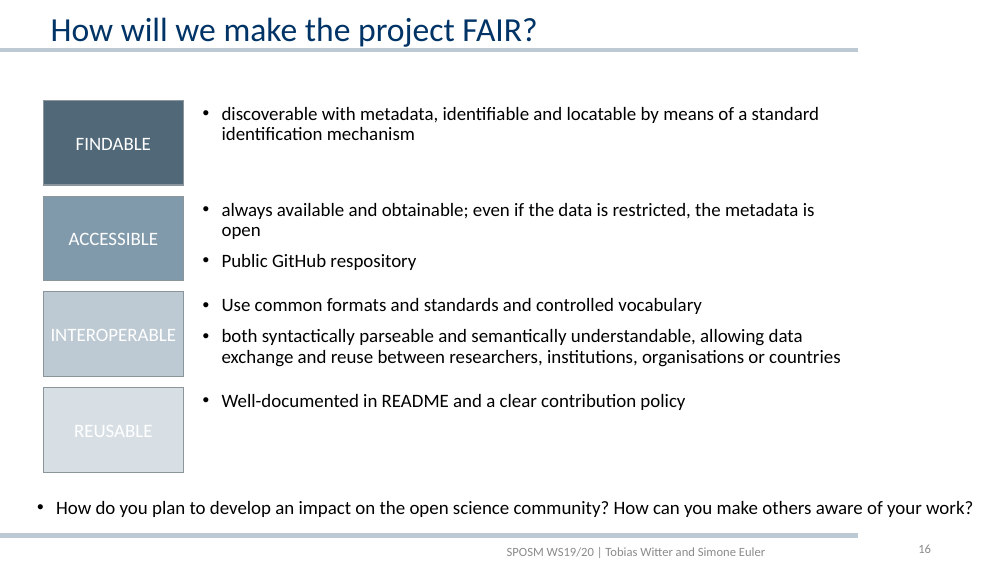
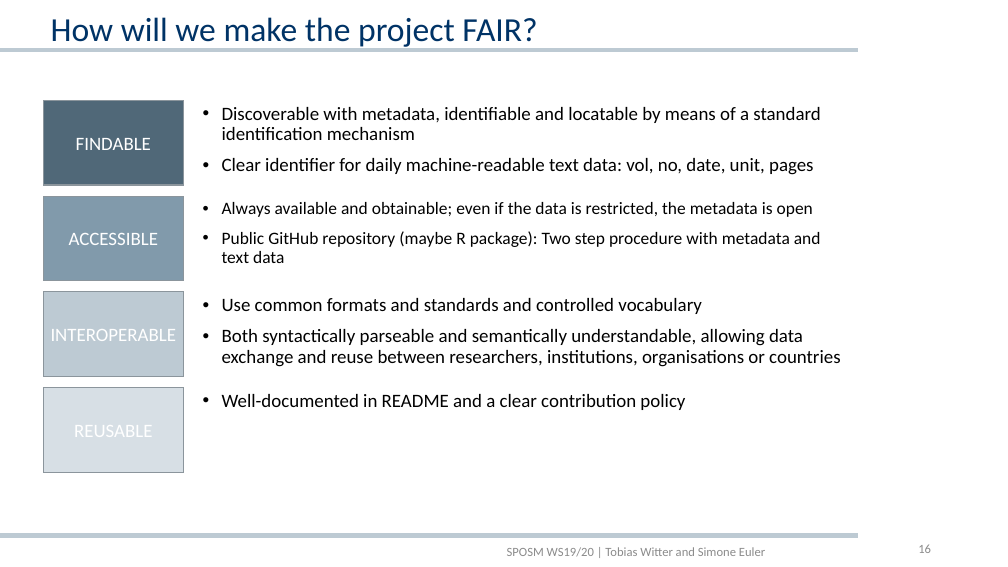
Before and after one commit to towitter/crec_scrape, a slide deck: slide 16 of pres/Presentation_SPOSM.pptx. Drawn at 1008x567 pixels with LibreOffice and Linux fonts; fonts in the diff are those of the drawing; background and template pictures are left out. Boxes give left, top, right and bottom in pixels: in the first picture for what was removed or moved away, otherwise in the second. Text is boxed around its words. In the diff, an @@ line names an element or a change of style, - is before the commit and + after.

Commit message:
update on pres; added install.packages to master, in case user hasnt installed packages

```diff
--- a/pres/Presentation_SPOSM.pptx
+++ b/pres/Presentation_SPOSM.pptx
@@ text at (222,107,820,175): text changed @@
-• discoverable with metadata, identifiable and locatable by means of a standard identification mechanism
+• Discoverable with metadata, identifiable and locatable by means of a standard identification mechanism
+• Clear identifier for daily machine-readable text data: vol, no, date, unit, pages
@@ text at (222,202,821,263): text changed; size 18 to 16.6 pt @@
-• always available and obtainable; even if the data is restricted, the metadata is open
-• Public GitHub respository
+• Always available and obtainable; even if the data is restricted, the metadata is open
+• Public GitHub repository (maybe R package): Two step procedure with metadata and text data
@@ text at (222,329,840,367): text changed @@
-• both syntactically parseable and semantically understandable, allowing data exchange and reuse between researchers, institutions, organisations or countries
+• Both syntactically parseable and semantically understandable, allowing data exchange and reuse between researchers, institutions, organisations or countries
@@ text removed at (56,501,973,517) @@
-• How do you plan to develop an impact on the open science community? How can you make others aware of your work?
```
Also in this commit, not shown: 1 other slide changed, 1 other file.
